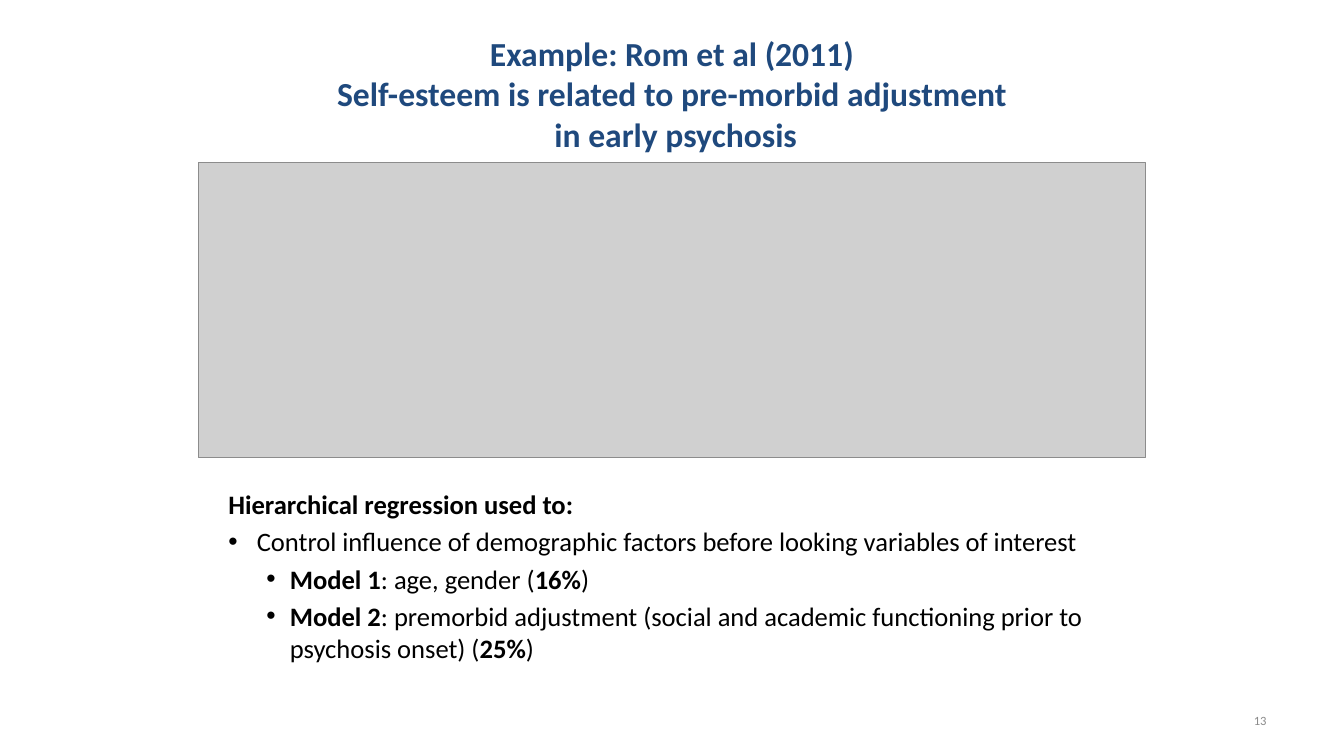
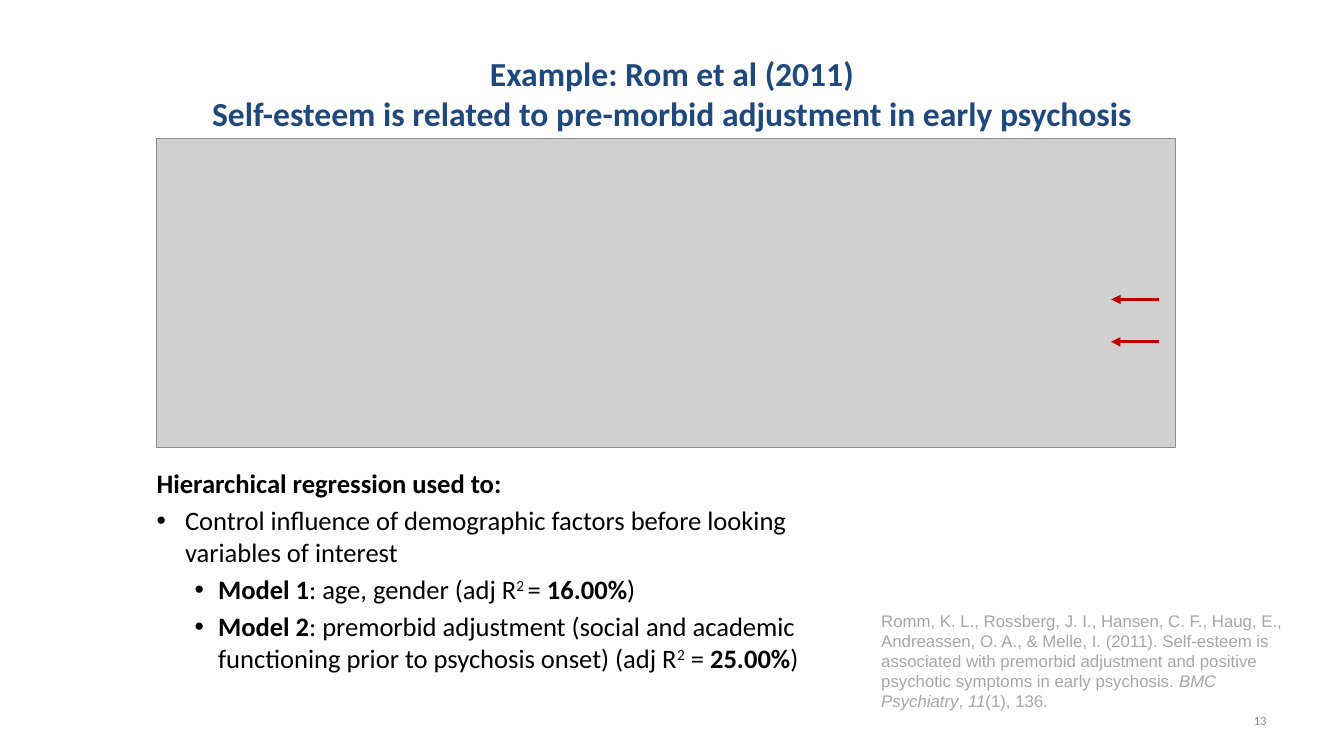
Before and after one commit to chrisjberry/datafluencyCB, a slide deck: slide 13 of docs/slides/PSYC753_Chris2.pptx. Drawn at 1344x756 pixels with LibreOffice and Linux fonts; fonts in the diff are those of the drawing; grey boxes stand for pictures. Boxes give left, top, right and bottom in pixels: in the first picture for what was removed or moved away, otherwise in the second. Text is boxed around its words. In the diff, an @@ line names an element or a change of style, - is before the commit and + after.

```diff
--- a/docs/slides/PSYC753_Chris2.pptx
+++ b/docs/slides/PSYC753_Chris2.pptx
@@ title "Example: Rom et al (2011) ..." rewrapped from (337, 41, 1006, 153) to (212, 61, 1131, 132) @@
@@ picture: place and size @@
-picture at (199, 162, 1146, 458)
+picture at (156, 138, 1176, 448)
@@ arrow added from (1159, 299) to (1111, 299), #C00000 2.25 pt @@
@@ arrow added from (1159, 342) to (1111, 342), #C00000 2.25 pt @@
@@ text "Hierarchical regression used to:": place and size @@
-text "Hierarchical regression used to:" at (228, 495, 1082, 663)
+text "Hierarchical regression used to:" at (157, 474, 798, 673)
@@ text at (218, 579, 798, 673): text changed @@
-  • Model 1: age, gender (16%)
-  • Model 2: premorbid adjustment (social and academic functioning prior to psychosis onset) (25%)
+  • Model 1: age, gender (adj R2 = 16.00%)
+  • Model 2: premorbid adjustment (social and academic functioning prior to psychosis onset) (adj R2 = 25.00%)
@@ text added at (881, 615, 1281, 710), 12 pt, text #A6A6A6 @@
+Romm, K. L., Rossberg, J. I., Hansen, C. F., Haug, E., Andreassen, O. A., & Melle, I. (2011). Self-esteem is associated with premorbid adjustment and positive psychotic symptoms in early psychosis. BMC Psychiatry, 11(1), 136.
```
Also in this commit, not shown: 10 other slides changed, 1 other file.
